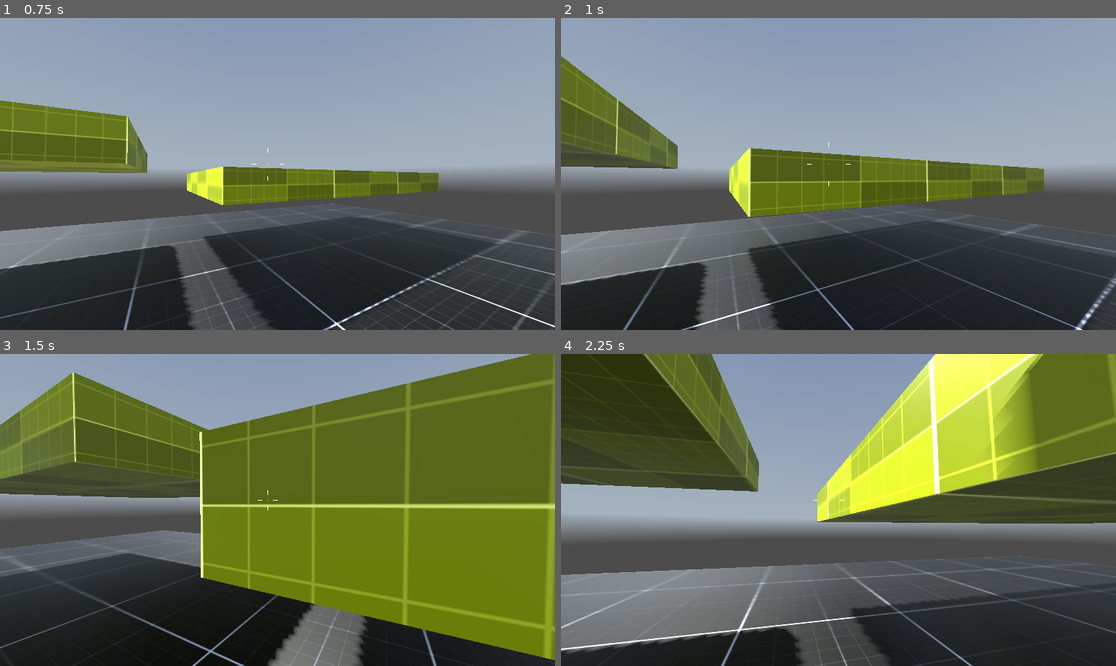
Above: before the commit, frames 1-4 (two rows, left to right).
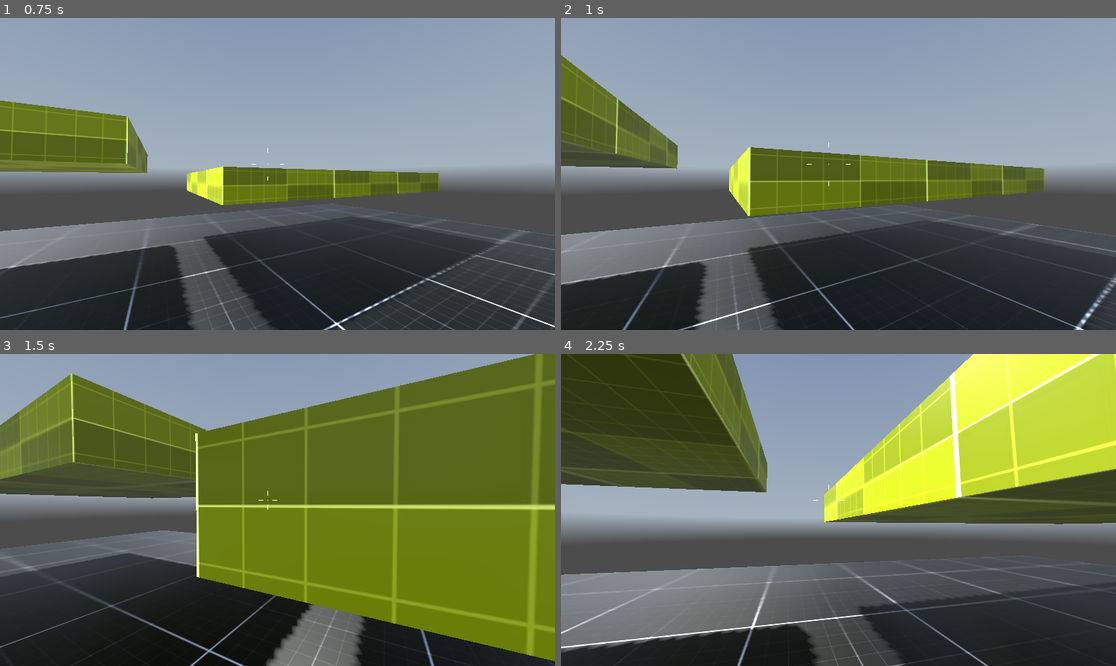
Above: after the commit, the same moments.

Repository: lethalgem/godot-fps-project
Game: Godot game, scene res://levels/level_002.tscn
Same seed, same stepped clock (60 frames per second), same inputs: the game is played once before the commit and once after it. A sky picture missing from this copy of the repository is replaced by a grey-blue gradient.
Inputs (mouse positions are in pixels of both pictures, inside the frame that each line leads up to):
- Up to frame 1 (0.75 s): tap Enter at 0.5 s; move the mouse to (305, 174) at 0.52 s; hold W (move_forward) from 0.53 s (still down); hold Ctrl (crouch) from 0.53 s (still down)
- Up to frame 2 (1 s): keep holding W (move_forward); keep holding Ctrl (crouch); tap Space (jump) at 0.77 s; tap Shift (sprint) at 0.8 s
- Up to frame 3 (1.5 s): keep holding W (move_forward); move the mouse to (249, 510) at 1.27 s; release Ctrl (crouch) at 1.28 s; tap Shift (sprint) at 1.35 s
- Up to frame 4 (2.25 s): keep holding W (move_forward); tap Space (jump) at 1.52 s; tap Ctrl (crouch) at 1.55 s; move the mouse to (849, 503) at 2.02 s; hold Ctrl (crouch) from 2.03 s (still down)

Frame 1 is identical in both runs. In frame 2, 1.3% of the frame differs, in the area x 0-100%, y 12-100%; in frame 3, 6.5%; in frame 4, 21%, in the area x 0-100%, y 0-100%.

Commit message:
Add sliding

Diff:
--- a/controllers/CrouchingPlayerState.gd
+++ b/controllers/CrouchingPlayerState.gd
@@ -7,10 +7,20 @@
 
 @onready var CROUCH_SHAPECAST: ShapeCast3D = %ShapeCast3D
 
+var RELEASED: bool = false
 
-func enter():
-	print("entered")
-	ANIMATION.play("Crouch", -1.0, CROUCH_SPEED)
+
+func enter(previous_state) -> void:
+	ANIMATION.speed_scale = 1.0
+	if previous_state.name != "SlidingPlayerState":
+		ANIMATION.play("Crouching", -1.0, CROUCH_SPEED)
+	elif previous_state.name == "SlidingPlayerState":
+		ANIMATION.current_animation = "Crouching"
+		ANIMATION.seek(1.0, true)
+
+
+func exit() -> void:
+	RELEASED = false
 
 
 func update(delta):
@@ -20,14 +30,14 @@
 
 	if Input.is_action_just_released("crouch"):
 		uncrouch()
+	elif Input.is_action_pressed("crouch") == false and RELEASED == false:  # When not holding crouch, set crouch_released to true. Then trigger uncrouch.
+		RELEASED = true
+		uncrouch()
 
 
 func uncrouch():
-	print("checking for uncrouching")
-	print(Input.is_action_pressed("crouch"))
 	if CROUCH_SHAPECAST.is_colliding() == false and Input.is_action_pressed("crouch") == false:
-		print("uncrouching")
-		ANIMATION.play("Crouch", -1.0, -CROUCH_SPEED * 1.5, true)
+		ANIMATION.play("Crouching", -1.0, -CROUCH_SPEED * 1.5, true)
 		if ANIMATION.is_playing():
 			await ANIMATION.animation_finished
 		transition.emit("IdlePlayerState")
--- a/controllers/IdlePlayerState.gd
+++ b/controllers/IdlePlayerState.gd
@@ -7,7 +7,7 @@
 @export var DECELERATION: float = 0.25
 
 
-func enter() -> void:
+func enter(previous_state) -> void:
 	ANIMATION.pause()
 
 
--- /dev/null
+++ b/controllers/SlidingPlayerState.gd
@@ -0,0 +1,37 @@
+class_name SlidingPlayerState
+
+extends PlayerMovementState
+
+@export var SPEED: float = 6.0
+@export var ACCELERATION: float = 0.1
+@export var DECELERATION: float = 0.25
+@export var TILT_AMOUNT: float = 0.09
+@export_range(1, 6, 0.1) var SLIDE_ANIM_SPEED: float = 4.0
+
+@onready var CROUCH_SHAPECAST: ShapeCast3D = %ShapeCast3D
+
+
+func enter(previous_state) -> void:
+	set_tilt(PLAYER._current_rotation)
+	ANIMATION.get_animation("Sliding").track_set_key_value(5, 0, PLAYER.velocity.length())
+	ANIMATION.speed_scale = 1.0
+	ANIMATION.play("Sliding", -1.0, SLIDE_ANIM_SPEED)
+
+
+func update(delta):
+	PLAYER.update_gravity(delta)
+	#PLAYER.update_input(SPEED, ACCELERATION, DECELERATION)  # disable to maintain direction while sliding
+	PLAYER.update_velocity()
+
+
+func set_tilt(player_rotation):
+	var tilt = Vector3.ZERO
+	tilt.z = clamp(TILT_AMOUNT * player_rotation, -0.1, 0.1)
+	if tilt.z == 0.0:
+		tilt.z = 0.05
+	ANIMATION.get_animation("Sliding").track_set_key_value(3, 1, tilt)
+	ANIMATION.get_animation("Sliding").track_set_key_value(3, 2, tilt)
+
+
+func finish():
+	transition.emit("CrouchingPlayerState")
--- a/controllers/SprintingPlayerState.gd
+++ b/controllers/SprintingPlayerState.gd
@@ -8,7 +8,7 @@
 @export var TOP_ANIM_SPEED: float = 1.6
 
 
-func enter() -> void:
+func enter(previous_state) -> void:
 	ANIMATION.play("Sprinting", 0.5, 1.0)
 
 
@@ -23,9 +23,11 @@
 
 	set_animation_speed(PLAYER.velocity.length())
 
-	if Input.is_action_just_released("sprint"):
-		transition.emit("WalkingPlayerState")
+	if Input.is_action_just_released("sprint") or PLAYER.velocity.length() == 0:
+		transition.emit("IdlePlayerState")
 
+	if Input.is_action_just_pressed("crouch") and PLAYER.velocity.length() > 6:
+		transition.emit("SlidingPlayerState")
 
 func set_animation_speed(spd) -> void:
 	var alpha = remap(spd, 0.0, SPEED, 0.0, 1.0)
--- a/controllers/WalkingPlayerState.gd
+++ b/controllers/WalkingPlayerState.gd
@@ -8,7 +8,7 @@
 @export var TOP_ANIM_SPEED: float = 2.2
 
 
-func enter() -> void:
+func enter(previous_state) -> void:
 	ANIMATION.play("Walking", -1.0, 1.0)
 
 
@@ -27,7 +27,6 @@
 		transition.emit("SprintingPlayerState")
 
 	if Input.is_action_just_pressed("crouch") and PLAYER.is_on_floor():
-		print("emit")
 		transition.emit("CrouchingPlayerState")
 
 	if PLAYER.velocity.length() == 0.0:
--- a/controllers/my_fps_controller.tscn
+++ b/controllers/my_fps_controller.tscn
@@ -10,50 +10,12 @@
 [ext_resource type="Script" path="res://controllers/WalkingPlayerState.gd" id="8_ibi1n"]
 [ext_resource type="Script" path="res://controllers/SprintingPlayerState.gd" id="9_ear85"]
 [ext_resource type="Script" path="res://controllers/CrouchingPlayerState.gd" id="10_8nyym"]
+[ext_resource type="Script" path="res://controllers/SlidingPlayerState.gd" id="11_hrvf0"]
 
 [sub_resource type="CapsuleShape3D" id="CapsuleShape3D_6y6ct"]
 
 [sub_resource type="CapsuleMesh" id="CapsuleMesh_hd43c"]
 material = ExtResource("1_31uqo")
-
-[sub_resource type="Animation" id="Animation_ymvr6"]
-resource_name = "Crouch"
-tracks/0/type = "value"
-tracks/0/imported = false
-tracks/0/enabled = true
-tracks/0/path = NodePath("CollisionShape3D:shape:height")
-tracks/0/interp = 2
-tracks/0/loop_wrap = true
-tracks/0/keys = {
-"times": PackedFloat32Array(0, 1),
-"transitions": PackedFloat32Array(1, 1),
-"update": 0,
-"values": [2.0, 1.5]
-}
-tracks/1/type = "value"
-tracks/1/imported = false
-tracks/1/enabled = true
-tracks/1/path = NodePath("CollisionShape3D:position")
-tracks/1/interp = 2
-tracks/1/loop_wrap = true
-tracks/1/keys = {
-"times": PackedFloat32Array(0, 1),
-"transitions": PackedFloat32Array(1, 1),
-"update": 0,
-"values": [Vector3(2.08165e-12, 1, 2.08165e-12), Vector3(2.08165e-12, 0.75, 2.08165e-12)]
-}
-tracks/2/type = "value"
-tracks/2/imported = false
-tracks/2/enabled = true
-tracks/2/path = NodePath("CameraController:position")
-tracks/2/interp = 2
-tracks/2/loop_wrap = true
-tracks/2/keys = {
-"times": PackedFloat32Array(0, 1),
-"transitions": PackedFloat32Array(1, 1),
-"update": 0,
-"values": [Vector3(2.08165e-12, 1.5, 2.08165e-12), Vector3(2.08165e-12, 1, 2.08165e-12)]
-}
 
 [sub_resource type="Animation" id="Animation_popsw"]
 length = 0.001
@@ -158,6 +120,54 @@
 "handle_modes": PackedInt32Array(0),
 "points": PackedFloat32Array(2.08165e-12, -0.25, 0, 0.25, 0),
 "times": PackedFloat32Array(0)
+}
+tracks/9/type = "value"
+tracks/9/imported = false
+tracks/9/enabled = true
+tracks/9/path = NodePath("CameraController:rotation")
+tracks/9/interp = 1
+tracks/9/loop_wrap = true
+tracks/9/keys = {
+"times": PackedFloat32Array(0),
+"transitions": PackedFloat32Array(1),
+"update": 0,
+"values": [Vector3(0, 0, 0)]
+}
+tracks/10/type = "value"
+tracks/10/imported = false
+tracks/10/enabled = true
+tracks/10/path = NodePath("ShapeCast3D:position")
+tracks/10/interp = 1
+tracks/10/loop_wrap = true
+tracks/10/keys = {
+"times": PackedFloat32Array(0),
+"transitions": PackedFloat32Array(1),
+"update": 0,
+"values": [Vector3(2.08165e-12, 1.5, 2.08165e-12)]
+}
+tracks/11/type = "value"
+tracks/11/imported = false
+tracks/11/enabled = true
+tracks/11/path = NodePath("PlayerStateMachine/SlidingPlayerState:SPEED")
+tracks/11/interp = 1
+tracks/11/loop_wrap = true
+tracks/11/keys = {
+"times": PackedFloat32Array(0),
+"transitions": PackedFloat32Array(1),
+"update": 0,
+"values": [6.0]
+}
+tracks/12/type = "value"
+tracks/12/imported = false
+tracks/12/enabled = true
+tracks/12/path = NodePath("CameraController/Camera3D:fov")
+tracks/12/interp = 1
+tracks/12/loop_wrap = true
+tracks/12/keys = {
+"times": PackedFloat32Array(0),
+"transitions": PackedFloat32Array(1),
+"update": 0,
+"values": [75.0]
 }
 
 [sub_resource type="Animation" id="Animation_t0dbq"]
@@ -236,10 +246,152 @@
 "times": PackedFloat32Array(0, 0.5, 1, 1.5, 2)
 }
 
+[sub_resource type="Animation" id="Animation_0krd1"]
+resource_name = "Sliding"
+length = 5.0
+tracks/0/type = "value"
+tracks/0/imported = false
+tracks/0/enabled = true
+tracks/0/path = NodePath("CollisionShape3D:shape:height")
+tracks/0/interp = 1
+tracks/0/loop_wrap = true
+tracks/0/keys = {
+"times": PackedFloat32Array(0, 1),
+"transitions": PackedFloat32Array(1, 1),
+"update": 0,
+"values": [2.0, 1.5]
+}
+tracks/1/type = "value"
+tracks/1/imported = false
+tracks/1/enabled = true
+tracks/1/path = NodePath("CollisionShape3D:position")
+tracks/1/interp = 1
+tracks/1/loop_wrap = true
+tracks/1/keys = {
+"times": PackedFloat32Array(0, 1),
+"transitions": PackedFloat32Array(1, 1),
+"update": 0,
+"values": [Vector3(2.08165e-12, 1, 2.08165e-12), Vector3(2.08165e-12, 0.75, 2.08165e-12)]
+}
+tracks/2/type = "value"
+tracks/2/imported = false
+tracks/2/enabled = true
+tracks/2/path = NodePath("CameraController:position")
+tracks/2/interp = 1
+tracks/2/loop_wrap = true
+tracks/2/keys = {
+"times": PackedFloat32Array(0, 1),
+"transitions": PackedFloat32Array(1, 1),
+"update": 0,
+"values": [Vector3(2.08165e-12, 1.5, 2.08165e-12), Vector3(2.08165e-12, 1, 2.08165e-12)]
+}
+tracks/3/type = "value"
+tracks/3/imported = false
+tracks/3/enabled = true
+tracks/3/path = NodePath("CameraController:rotation")
+tracks/3/interp = 1
+tracks/3/loop_wrap = true
+tracks/3/keys = {
+"times": PackedFloat32Array(0, 0.5, 3, 5),
+"transitions": PackedFloat32Array(1, 1, 1, 1),
+"update": 0,
+"values": [Vector3(0, 0, 0), Vector3(0, 0, 0), Vector3(0, 0, 0), Vector3(0, 0, 0)]
+}
+tracks/4/type = "value"
+tracks/4/imported = false
+tracks/4/enabled = true
+tracks/4/path = NodePath("ShapeCast3D:position")
+tracks/4/interp = 1
+tracks/4/loop_wrap = true
+tracks/4/keys = {
+"times": PackedFloat32Array(0, 0.9),
+"transitions": PackedFloat32Array(1, 1),
+"update": 0,
+"values": [Vector3(2.08165e-12, 1.5, 2.08165e-12), Vector3(2.08165e-12, 1, 2.08165e-12)]
+}
+tracks/5/type = "value"
+tracks/5/imported = false
+tracks/5/enabled = true
+tracks/5/path = NodePath("PlayerStateMachine/SlidingPlayerState:SPEED")
+tracks/5/interp = 1
+tracks/5/loop_wrap = true
+tracks/5/keys = {
+"times": PackedFloat32Array(0.9, 5),
+"transitions": PackedFloat32Array(1, 1),
+"update": 0,
+"values": [6.0, 4.0]
+}
+tracks/6/type = "method"
+tracks/6/imported = false
+tracks/6/enabled = true
+tracks/6/path = NodePath("PlayerStateMachine/SlidingPlayerState")
+tracks/6/interp = 1
+tracks/6/loop_wrap = true
+tracks/6/keys = {
+"times": PackedFloat32Array(5),
+"transitions": PackedFloat32Array(1),
+"values": [{
+"args": [],
+"method": &"finish"
+}]
+}
+tracks/7/type = "value"
+tracks/7/imported = false
+tracks/7/enabled = true
+tracks/7/path = NodePath("CameraController/Camera3D:fov")
+tracks/7/interp = 1
+tracks/7/loop_wrap = true
+tracks/7/keys = {
+"times": PackedFloat32Array(0, 0.3, 4.3),
+"transitions": PackedFloat32Array(1, 1, 1),
+"update": 0,
+"values": [75.0, 84.0, 75.0]
+}
+
+[sub_resource type="Animation" id="Animation_ymvr6"]
+resource_name = "Crouching"
+tracks/0/type = "value"
+tracks/0/imported = false
+tracks/0/enabled = true
+tracks/0/path = NodePath("CollisionShape3D:shape:height")
+tracks/0/interp = 2
+tracks/0/loop_wrap = true
+tracks/0/keys = {
+"times": PackedFloat32Array(0, 1),
+"transitions": PackedFloat32Array(1, 1),
+"update": 0,
+"values": [2.0, 1.5]
+}
+tracks/1/type = "value"
+tracks/1/imported = false
+tracks/1/enabled = true
+tracks/1/path = NodePath("CollisionShape3D:position")
+tracks/1/interp = 2
+tracks/1/loop_wrap = true
+tracks/1/keys = {
+"times": PackedFloat32Array(0, 1),
+"transitions": PackedFloat32Array(1, 1),
+"update": 0,
+"values": [Vector3(2.08165e-12, 1, 2.08165e-12), Vector3(2.08165e-12, 0.75, 2.08165e-12)]
+}
+tracks/2/type = "value"
+tracks/2/imported = false
+tracks/2/enabled = true
+tracks/2/path = NodePath("CameraController:position")
+tracks/2/interp = 2
+tracks/2/loop_wrap = true
+tracks/2/keys = {
+"times": PackedFloat32Array(0, 1),
+"transitions": PackedFloat32Array(1, 1),
+"update": 0,
+"values": [Vector3(2.08165e-12, 1.5, 2.08165e-12), Vector3(2.08165e-12, 1, 2.08165e-12)]
+}
+
 [sub_resource type="AnimationLibrary" id="AnimationLibrary_x3xtd"]
 _data = {
-"Crouch": SubResource("Animation_ymvr6"),
+"Crouching": SubResource("Animation_ymvr6"),
 "RESET": SubResource("Animation_popsw"),
+"Sliding": SubResource("Animation_0krd1"),
 "Sprinting": SubResource("Animation_t0dbq"),
 "Walking": SubResource("Animation_fjyds")
 }
@@ -364,4 +516,7 @@
 [node name="CrouchingPlayerState" type="Node" parent="PlayerStateMachine"]
 script = ExtResource("10_8nyym")
 
+[node name="SlidingPlayerState" type="Node" parent="PlayerStateMachine"]
+script = ExtResource("11_hrvf0")
+
 [connection signal="animation_started" from="AnimationPlayer" to="." method="_on_animation_player_animation_started"]
--- a/controllers/scripts/my_fps_controller.gd
+++ b/controllers/scripts/my_fps_controller.gd
@@ -15,6 +15,7 @@
 var _tilt_input: float
 var _player_rotation: Vector3
 var _camera_rotation: Vector3
+var _current_rotation: float
 
 # Get the gravity from the project settings to be synced with RigidBody nodes.
 var gravity = ProjectSettings.get_setting("physics/3d/default_gravity")
@@ -45,6 +46,7 @@
 
 func _update_camera(delta):
 	# Rotate camera using euler rotation
+	_current_rotation = _rotation_input
 	_mouse_rotation.x += _tilt_input * delta
 	_mouse_rotation.x = clamp(_mouse_rotation.x, TILT_LOWER_LIMIT, TILT_UPPER_LIMIT)
 	_mouse_rotation.y += _rotation_input * delta
--- a/scripts/state.gd
+++ b/scripts/state.gd
@@ -5,7 +5,7 @@
 signal transition(new_state_name: StringName)
 
 
-func enter() -> void:
+func enter(previous_state) -> void:
 	pass
 
 
--- a/scripts/state_machine.gd
+++ b/scripts/state_machine.gd
@@ -15,7 +15,7 @@
 			push_warning("State machine contains incompatible child node")
 
 	await owner.ready
-	CURRENT_STATE.enter()
+	CURRENT_STATE.enter(null)
 
 
 func _process(delta):
@@ -32,7 +32,7 @@
 	if new_state != null:
 		if new_state != CURRENT_STATE:
 			CURRENT_STATE.exit()
-			new_state.enter()
+			new_state.enter(CURRENT_STATE)
 			CURRENT_STATE = new_state
 	else:
 		push_warning("State does not exist")
Not shown: 1 places in controllers/my_fps_controller.tscn that only renumber resources
